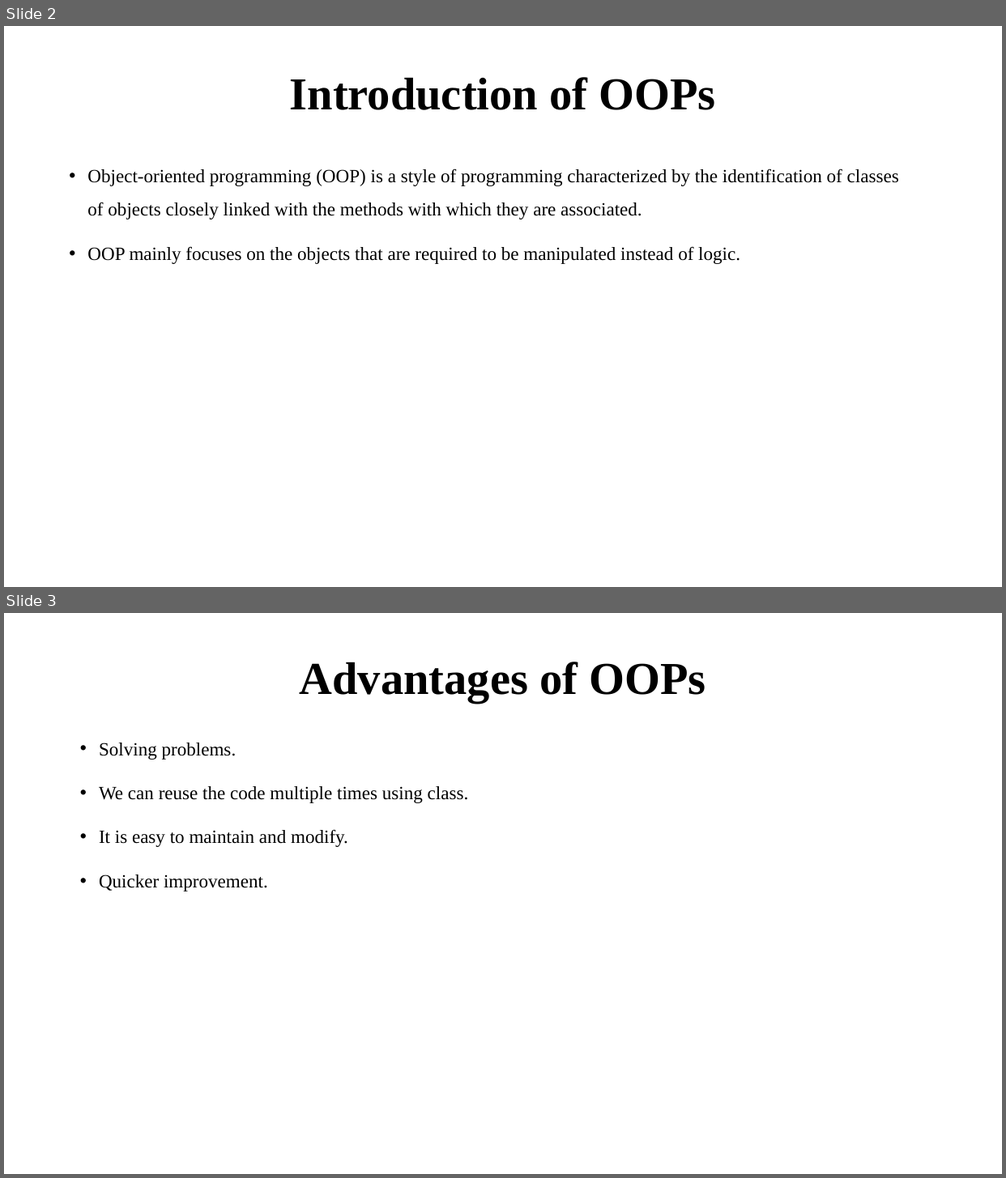
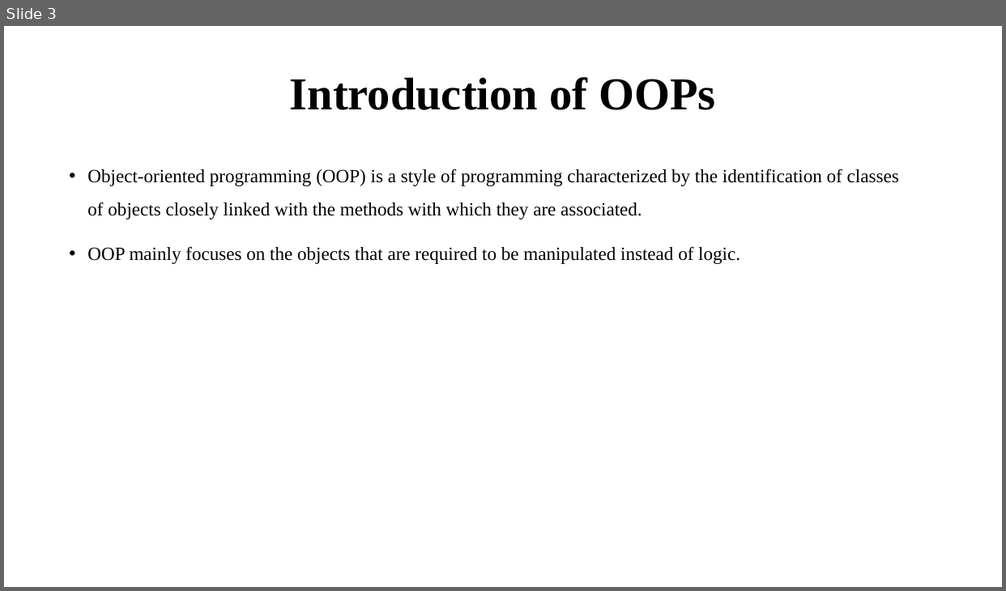
Before and after one commit to amitsharma7565/Core_and_Advance_Java, a slide deck: oops.pptx. Shown one above the other, each under a label of ours: slides 2 and 3 before the commit, slide 3 after it. The pictures are 1006x1178 and 1006x591 pixels, drawn with LibreOffice and Linux fonts; fonts in the diff are those of the drawing. Boxes give left, top, right and bottom in pixels: in the first picture for what was removed or moved away, otherwise in the second. Text is boxed around its words. In the diff, an @@ line names an element or a change of style, - is before the commit and + after.

```diff
--- a/oops.pptx
+++ b/oops.pptx
@@ slide 3 removed at bbox=[4, 613, 1002, 1174], background #FFFFFF @@
@@ title removed at bbox=[300, 662, 705, 703] @@
-Advantages of OOPs
@@ text removed at bbox=[99, 743, 469, 892] @@
-• Solving problems.
-• We can reuse the code multiple times using class.
-• It is easy to maintain and modify.
-• Quicker improvement.
@@ what was slide 2 is now slide 3 @@
```
Also in this commit, not shown: 3 slides changed, 27 slides added, 4 other slides removed, 3 other files.
